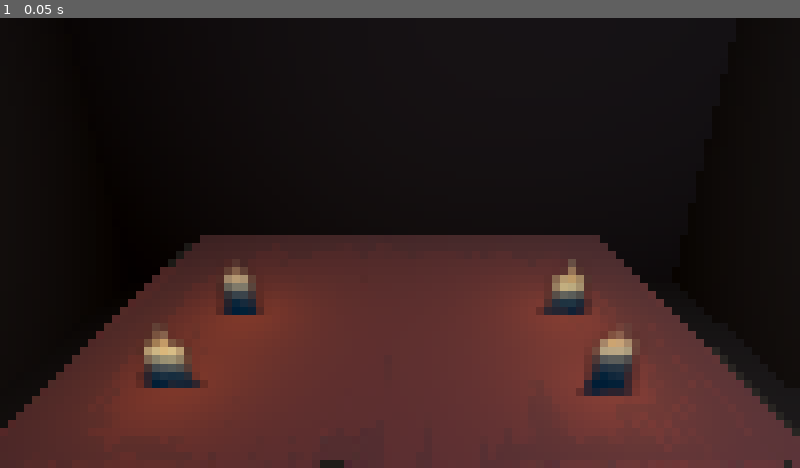
Above: before the commit, frame 1.
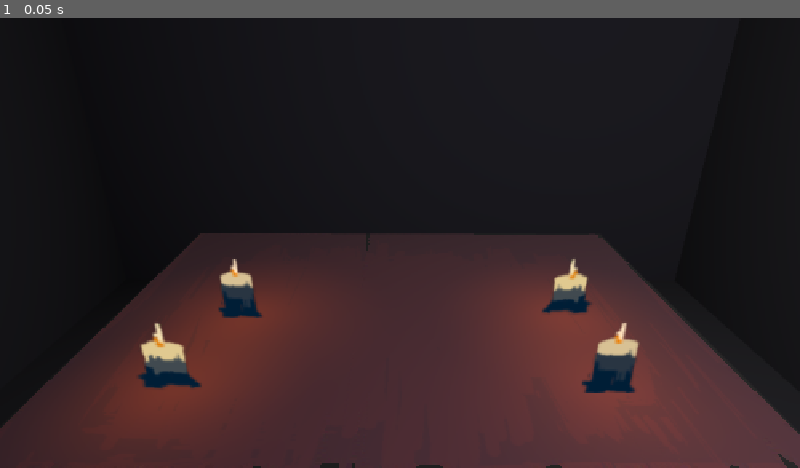
Above: after the commit, the same moment.

Repository: benDOTbjq/GMTK-2026
Game: Godot game, scene res://code/demo_scene/demo.tscn
Two runs of this game, one before a commit and one after it. Both use one fixed random seed, a clock stepped at 60 frames per second and the inputs below.
Inputs:
- Up to frame 1 (0.05 s): no input

The runs differ from the first frame. In frame 1, 2.8% of the frame differs, in the area x 0-100%, y 47-100%.

Commit message:
removed pixel stuff cus my eyes hurt

Diff:
--- a/code/demo_scene/demo.tscn
+++ b/code/demo_scene/demo.tscn
@@ -29,7 +29,7 @@
 surface_material_override/0 = SubResource("StandardMaterial3D_dbc33")
 
 [node name="AreaLight3D" type="AreaLight3D" parent="." unique_id=618648834]
-transform = Transform3D(1, 0, 0, 0, 1, 0, 0, 0, 1, 0.79065263, 2.0022385, 2)
+transform = Transform3D(1, 0, 0, 0, 1, 0, 0, 0, 1, 0.79065263, 1.4913615, 1.6865531)
 light_energy = 2.675
 
 [node name="Camera3D" type="Camera3D" parent="." unique_id=1086524145]
@@ -41,6 +41,7 @@
 light_color = Color(1, 0.7294118, 0, 1)
 light_energy = 0.11
 light_indirect_energy = 0.865
+omni_range = 0.37212723
 metadata/_edit_group_ = true
 
 [node name="Sprite3D2" type="Sprite3D" parent="OmniLight3D" unique_id=1384934533]
@@ -55,6 +56,7 @@
 light_color = Color(1, 0.7294118, 0, 1)
 light_energy = 0.11
 light_indirect_energy = 0.865
+omni_range = 0.45755905
 metadata/_edit_group_ = true
 
 [node name="Sprite3D3" type="Sprite3D" parent="OmniLight3D2" unique_id=2052860134]
@@ -69,6 +71,7 @@
 light_color = Color(1, 0.7294118, 0, 1)
 light_energy = 0.11
 light_indirect_energy = 0.865
+omni_range = 0.47439054
 metadata/_edit_group_ = true
 
 [node name="Sprite3D3" type="Sprite3D" parent="OmniLight3D3" unique_id=604535719]
@@ -83,6 +86,7 @@
 light_color = Color(1, 0.7294118, 0, 1)
 light_energy = 0.11
 light_indirect_energy = 0.865
+omni_range = 0.4369736
 metadata/_edit_group_ = true
 
 [node name="Sprite3D2" type="Sprite3D" parent="OmniLight3D4" unique_id=199089074]
--- a/project.godot
+++ b/project.godot
@@ -30,6 +30,5 @@
 rendering_device/driver.windows="d3d12"
 renderer/rendering_method="gl_compatibility"
 renderer/rendering_method.mobile="gl_compatibility"
-scaling_3d/mode=5
-scaling_3d/mode.macos=5
-scaling_3d/scale=0.2
+anti_aliasing/quality/msaa_2d=2
+anti_aliasing/quality/msaa_3d=2
